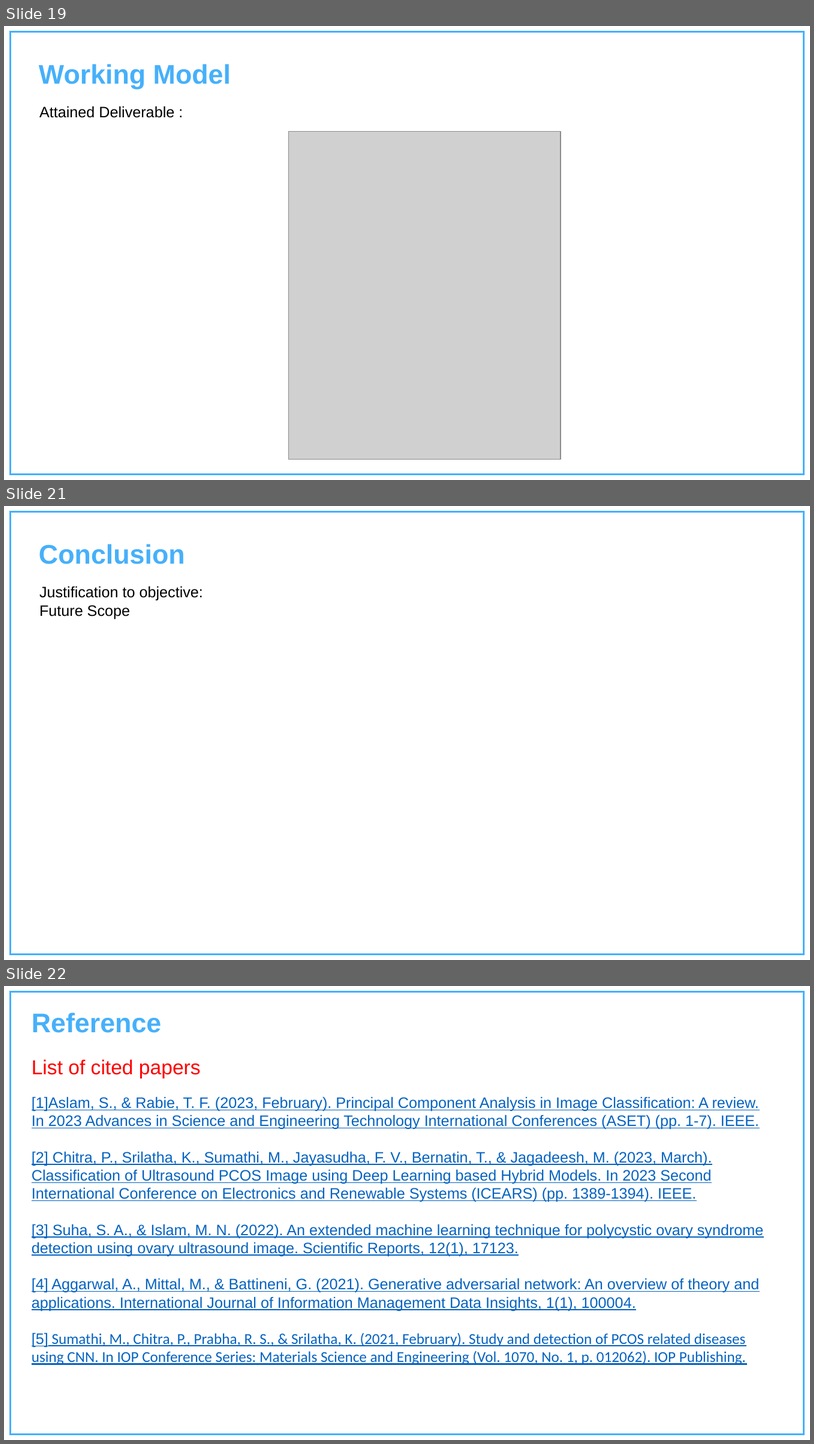
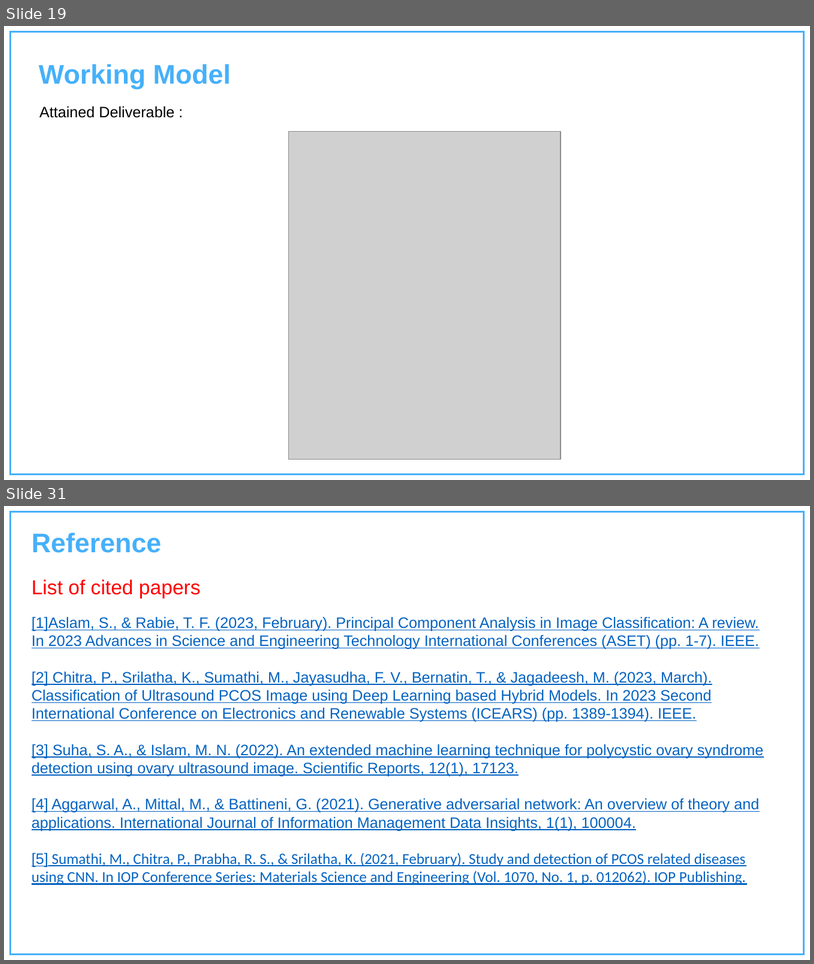
Before and after one commit to Charu-2718/PCause, a slide deck: documentation/Presentation.pptx. Shown one above the other, each under a label of ours: slides 19, 21 and 22 before the commit, slides 19 and 31 after it; the slides between them are not shown. The pictures are 814x1444 and 814x964 pixels, drawn with LibreOffice and Linux fonts; fonts in the diff are those of the drawing; grey boxes stand for pictures; background and template pictures are left out. Boxes give left, top, right and bottom in pixels: in the first picture for what was removed or moved away, otherwise in the second. Text is boxed around its words. In the diff, an @@ line names an element or a change of style, - is before the commit and + after.

```diff
--- a/documentation/Presentation.pptx
+++ b/documentation/Presentation.pptx
@@ slide 21 removed at (4, 506, 810, 960), background #FFFFFF; not listed: 1 template element that a slide beside it also shows @@
@@ text removed at (39, 544, 185, 564) @@
-Conclusion
@@ text removed at (39, 586, 203, 619) @@
-Justification to objective:
-Future Scope
@@ what was slide 22 is now slide 31 @@
```
Also in this commit, not shown: 11 slides added, 1 other slide removed, 27 other files.
